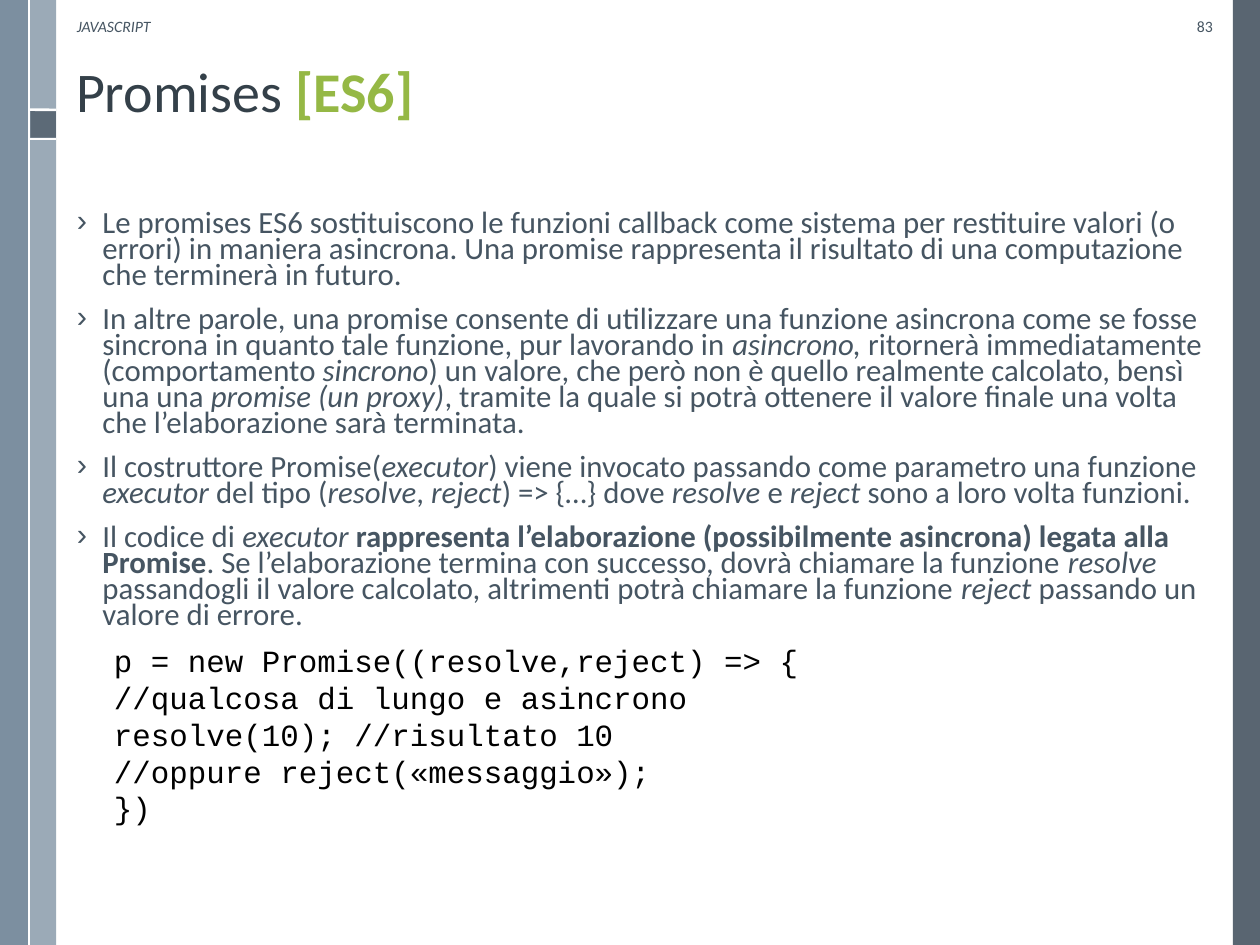
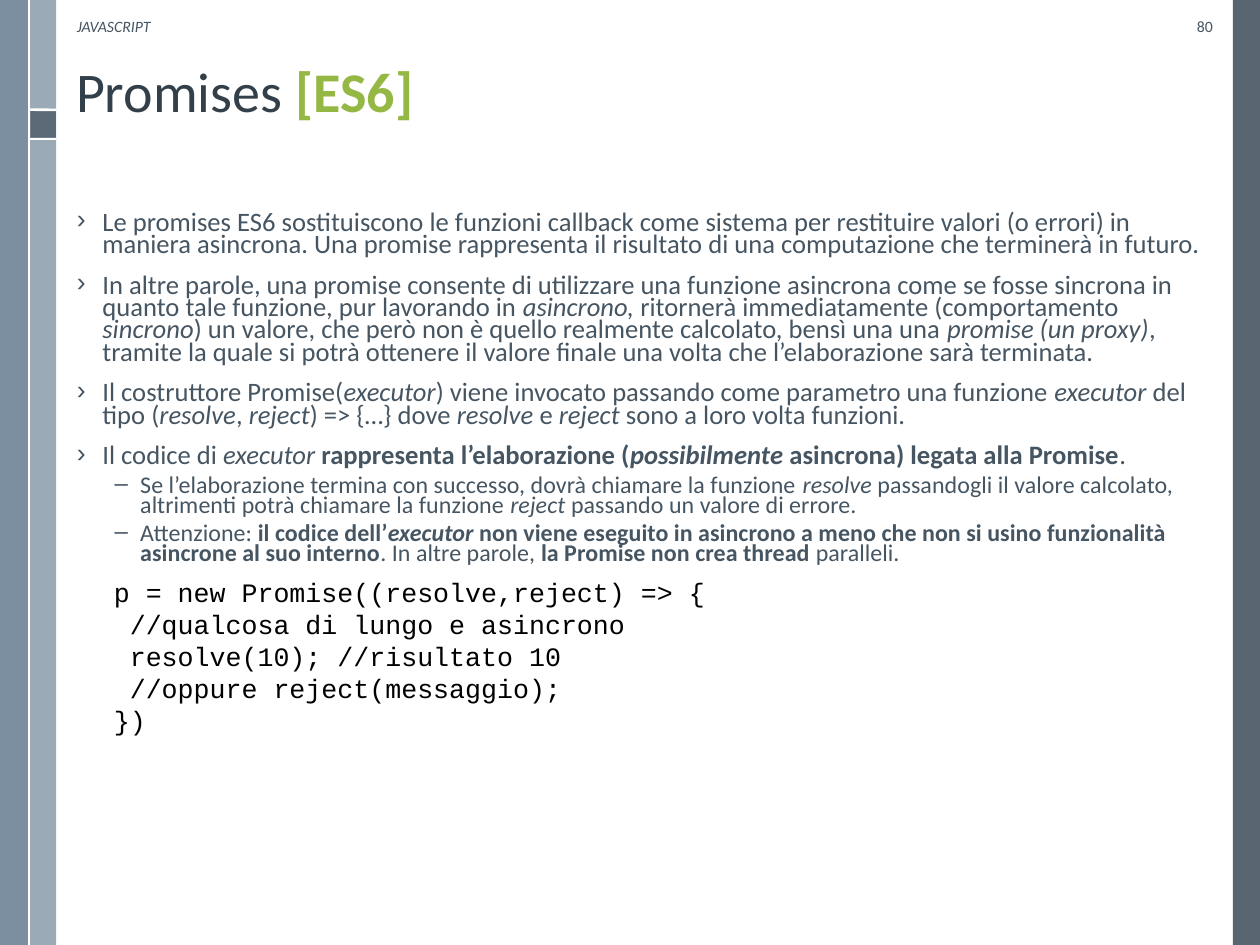
Before and after one commit to WebEngineering-Univaq/WE_Lecture_Slides, a slide deck: slide 80 of Javascript.pptx (slide 83 before the commit). Drawn at 1260x945 pixels with LibreOffice and Linux fonts; fonts in the diff are those of the drawing; background and template pictures are left out. Boxes give left, top, right and bottom in pixels: in the first picture for what was removed or moved away, otherwise in the second. Text is boxed around its words. In the diff, an @@ line names an element or a change of style, - is before the commit and + after.

```diff
--- a/Javascript.pptx
+++ b/Javascript.pptx
@@ page number at [1197,21,1213,32]: text changed @@
-83
+80
@@ text at [102,212,1200,429]: size 17.6 to 15.2 pt in "Le promises ES6 sostituiscono le funzioni callback ...", "In altre parole, una promise consente di ...", "Il costruttore Promise(executor) viene invocato passando com ..." @@
@@ text at [102,444,1173,704]: text changed; size 17.6 to 13.8 pt @@
-› Il codice di executor rappresenta l’elaborazione (possibilmente asincrona) legata alla Promise. Se l’elaborazione termina con successo, dovrà chiamare la funzione resolve passandogli il valore calcolato, altrimenti potrà chiamare la funzione reject passando un valore di errore.
-p = new Promise((resolve,reject) => {
-//qualcosa di lungo e asincrono
-resolve(10); //risultato 10
-//oppure reject(«messaggio»);
-})
+› Il codice di executor rappresenta l’elaborazione (possibilmente asincrona) legata alla Promise.
+  – Se l’elaborazione termina con successo, dovrà chiamare la funzione resolve passandogli il valore calcolato, altrimenti potrà chiamare la funzione reject passando un valore di errore.
+  – Attenzione: il codice dell’executor non viene eseguito in asincrono a meno che non si usino funzionalità asincrone al suo interno. In altre parole, la Promise non crea thread paralleli.
+p = new Promise((resolve,reject) => {
+//qualcosa di lungo e asincrono
+resolve(10); //risultato 10
+//oppure reject(messaggio);
+})
```
Also in this commit, not shown: 24 other slides changed, 1 other file.
